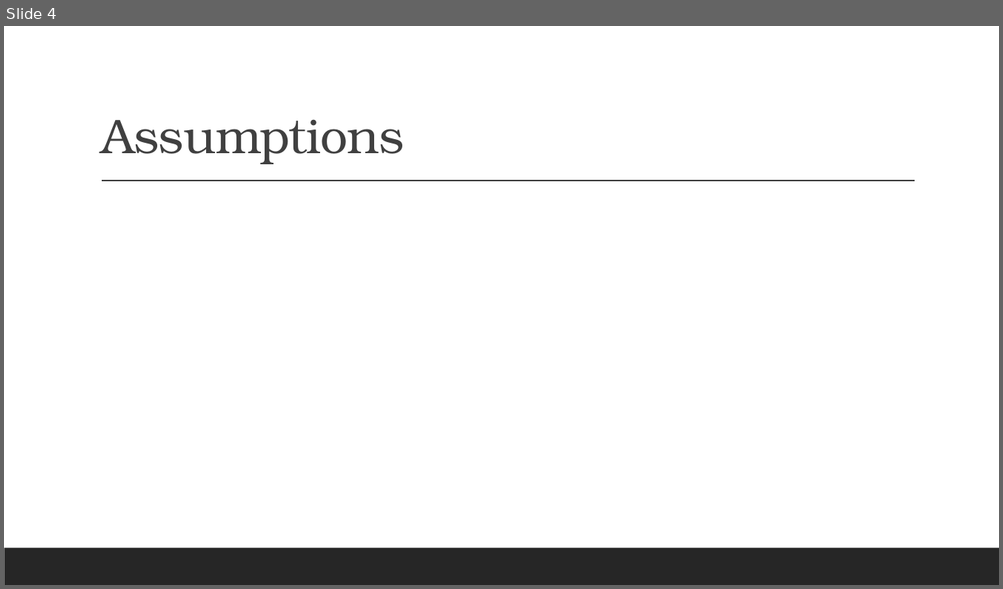
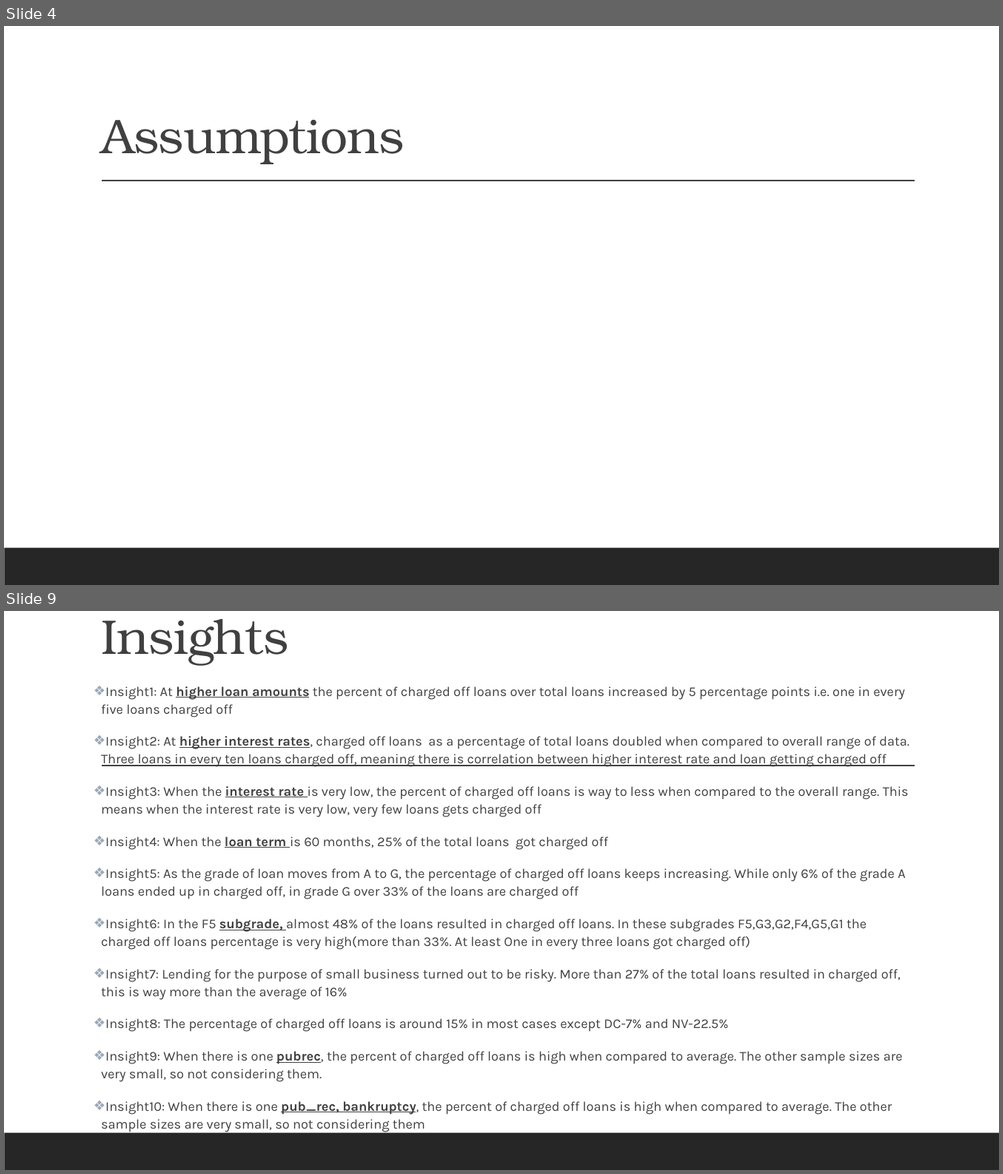
Before and after one commit to vidhyadharpandit/LendingClubCaseStudy, a slide deck: LendingClubCaseStudy-Presentation.pptx. Shown one above the other, each under a label of ours: slide 4 before the commit, slides 4 and 9 after it; the slides between them are not shown. The pictures are 1003x589 and 1003x1174 pixels, drawn with LibreOffice and Linux fonts; fonts in the diff are those of the drawing. Boxes give left, top, right and bottom in pixels: in the first picture for what was removed or moved away, otherwise in the second. Text is boxed around its words. In the diff, an @@ line names an element or a change of style, - is before the commit and + after.

```diff
--- a/LendingClubCaseStudy-Presentation.pptx
+++ b/LendingClubCaseStudy-Presentation.pptx
@@ slide 9 added at [4,611,999,1170], background #FFFFFF; not listed: 2 template elements that a slide beside it also shows @@
@@ title added at [101,619,288,666], 47 pt, text #404040 @@
+Insights
@@ text added at [101,686,909,1133], 13 pt, text #404040 @@
+❖ Insight1: At higher loan amounts the percent of charged off loans over total loans increased by 5 percentage points i.e. one in every five loans charged off
+❖ Insight2: At higher interest rates, charged off loans as a percentage of total loans doubled when compared to overall range of data. Three loans in every ten loans charged off, meaning there is correlation between higher interest rate and loan getting charged off
+❖ Insight3: When the interest rate is very low, the percent of charged off loans is way to less when compared to the overall range. This means when the interest rate is very low, very few loans gets charged off
+❖ Insight4: When the loan term is 60 months, 25% of the total loans got charged off
+❖ Insight5: As the grade of loan moves from A to G, the percentage of charged off loans keeps increasing. While only 6% of the grade A loans ended up in charged off, in grade G over 33% of the loans are charged off
+❖ Insight6: In the F5 subgrade, almost 48% of the loans resulted in charged off loans. In these subgrades F5,G3,G2,F4,G5,G1 the charged off loans percentage is very high(more than 33%. At least One in every three loans got charged off)
+❖ Insight7: Lending for the purpose of small business turned out to be risky. More than 27% of the total loans resulted in charged off, this is way more than the average of 16%
+❖ Insight8: The percentage of charged off loans is around 15% in most cases except DC-7% and NV-22.5%
+❖ Insight9: When there is one pubrec, the percent of charged off loans is high when compared to average. The other sample sizes are very small, so not considering them.
+❖ Insight10: When there is one pub_rec, bankruptcy, the percent of charged off loans is high when compared to average. The other sample sizes are very small, so not considering them
```
Also in this commit, not shown: 3 slides changed, 13 other slides added, 2 slides removed, 7 other files.
